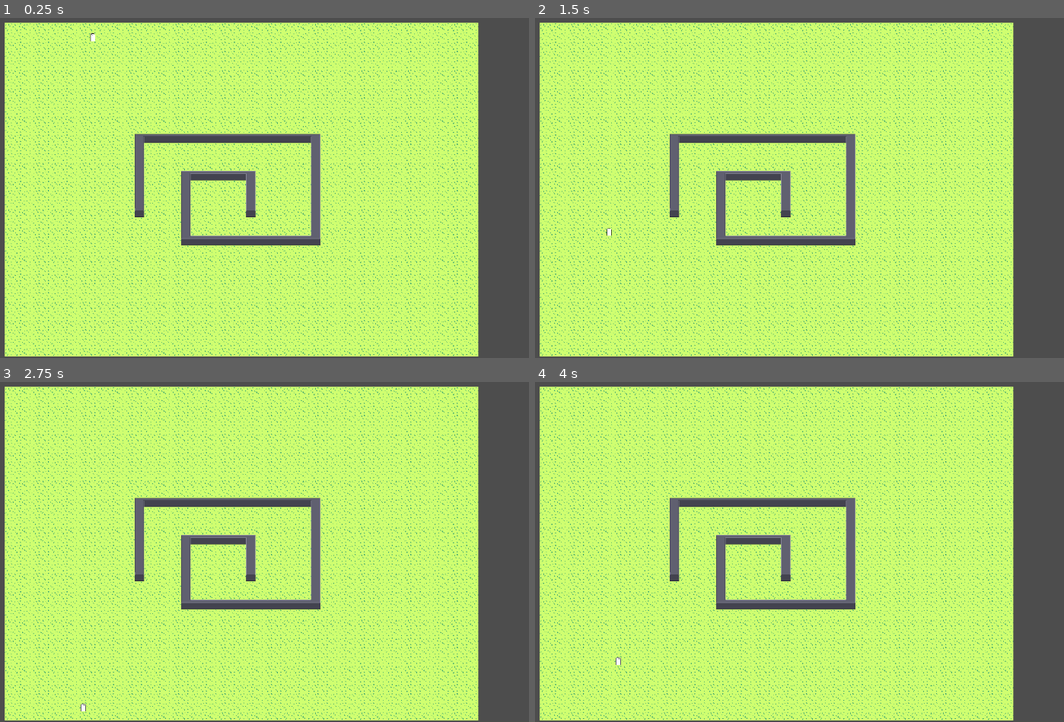
Above: before the commit, frames 1-4 (two rows, left to right).
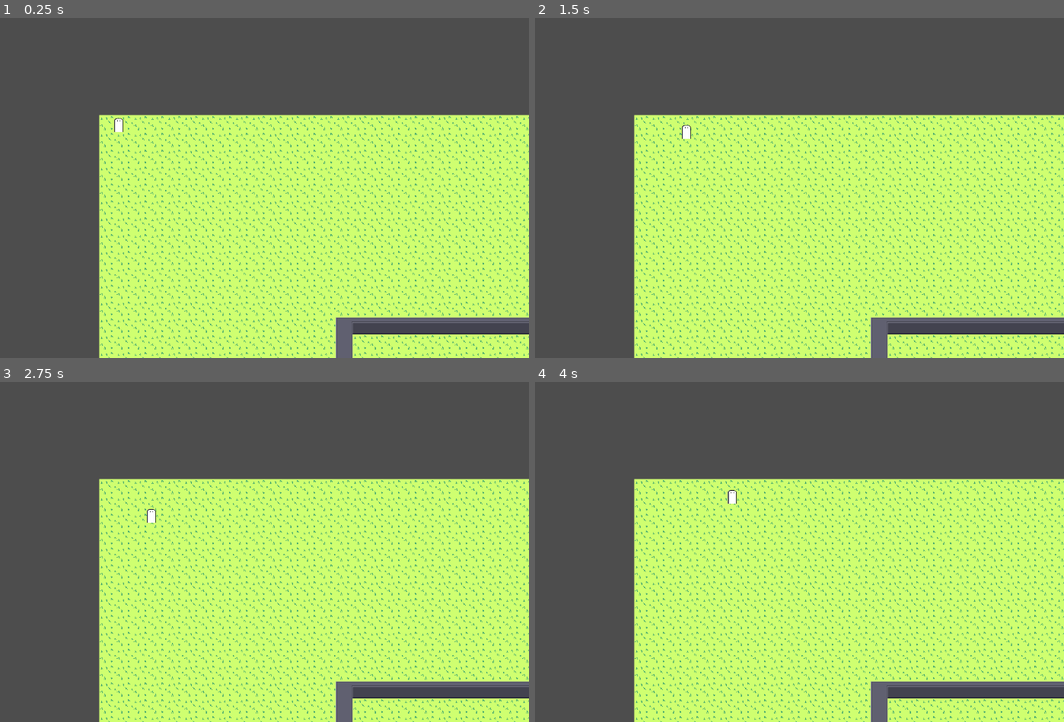
Above: after the commit, the same moments.

Repository: PriestOfFerns/Generic-Colony-Sim
Game: Godot game, scene res://Main.tscn
Two runs of this game, one before a commit and one after it. Both use one fixed random seed, a clock stepped at 60 frames per second and the inputs below.
Inputs:
- Up to frame 1 (0.25 s): no input
- Up to frame 2 (1.5 s): no input
- Up to frame 3 (2.75 s): no input
- Up to frame 4 (4 s): no input

The runs differ from the first frame. In frame 1, 59% of the frame differs, in the area x 0-100%, y 1-100%; in frame 2, 59%; in frame 3, 59%; in frame 4, 59%.

Commit message:
:sparkles: basic lerp wandering

Diff:
--- a/Colonist.gd
+++ b/Colonist.gd
@@ -2,7 +2,12 @@
 
 
 var colonist_name = ""
+var walkProgress = 0.00
+
+var was
+var target
 var job
+
 
 # Called when the node enters the scene tree for the first time.
 func _ready():
--- a/ColonistManager.gd
+++ b/ColonistManager.gd
@@ -22,13 +22,28 @@
 			var wander = WanderJob.new()
 			colonist.job = wander
 		else:
-			var reached = false
-			if (colonist.job.target != null and tileMaster.to_tile(colonist.position) == colonist.job.target): reached = true
-			var result = colonist.job.tick(colonist, reached,pathFinder,tileMaster)
-			if result:
-				colonist.set_global_position(Vector2(result.x*32+16,result.y*32+16))
+			if (colonist.target):
+
+				if (colonist.walkProgress<50):
+					colonist.walkProgress+=delta*50
+
+
+					colonist.position = colonist.was.lerp(colonist.target,colonist.walkProgress/50)
+
+				else:
+					colonist.target = null
+					colonist.was = null
+					colonist.walkProgress=0
 			else:
-				colonist.job = null
+
+				var reached = false
+				if (colonist.job.target != null and tileMaster.to_tile(colonist.position) == colonist.job.target): reached = true
+				var result = colonist.job.tick(colonist, reached,pathFinder,tileMaster)
+				if result:
+					colonist.target = Vector2(result.x*32+16,result.y*32+16)
+					colonist.was = colonist.position
+				else:
+					colonist.job = null
 
 
 
--- a/Main.tscn
+++ b/Main.tscn
@@ -132,5 +132,4 @@
 [node name="Colonists" type="Node" parent="ColonistManager"]
 
 [node name="Camera2D" type="Camera2D" parent="."]
-position = Vector2(759, 568)
-zoom = Vector2(0.55, 0.55)
+position = Vector2(238, 137)
--- a/Pathfinder.gd
+++ b/Pathfinder.gd
@@ -17,10 +17,6 @@
 # Called when the node enters the scene tree for the first time.
 func _ready():
 	gen_map()
-
-
-	for x in astar.get_id_path(0,get_id(Vector2i(7,4))):
-		print(get_pos(x))
 
 
 
